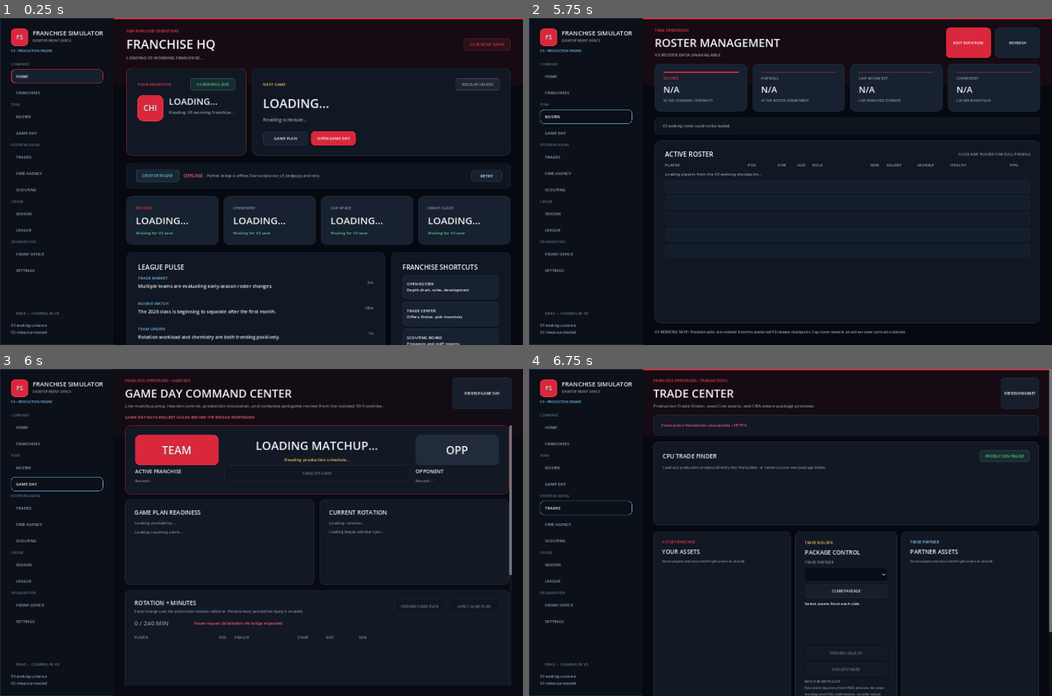
Above: before the commit, frames 1-4 (two rows, left to right).
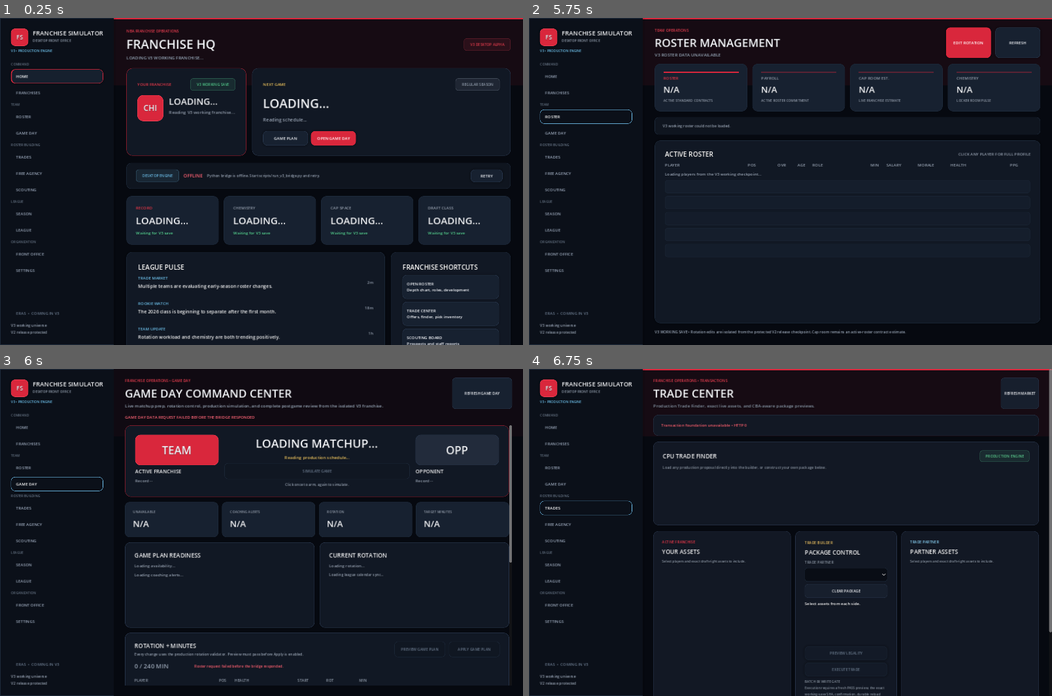
Above: after the commit, the same moments.

Repository: mklim6/NBA_Roster_Optimization_Engine
Game: Godot game, scene res://scenes/main.tscn
The game is run twice, just before and just after one commit, with the same random seed, the same clock (stepped at 60 frames per second) and the same inputs.
Inputs (mouse positions are in pixels of both pictures, inside the frame that each line leads up to):
- Up to frame 1 (0.25 s): no input
- Up to frame 2 (5.75 s): click "RETRY" at 0.5 s; click "RETRY" at 1.25 s; click "RETRY" at 2 s; click "HOME" at 2.75 s; click "FRANCHISES" at 3.5 s; click (973, 207) at 4.27 s; type "Alex" at 4.35 s; click "ROSTER" at 5 s
- Up to frame 3 (6 s): click "GAME DAY" at 5.75 s
- Up to frame 4 (6.75 s): click "TRADES" at 6.5 s

Frames 1-2 are identical in both runs. In frame 3, 3.9% of the frame differs, in the area x 23-98%, y 21-96%; in frame 4, nothing differs.

Commit message:
V3 Batch 20D Game Day readiness and team branding

Diff:
--- a/godot_client/scripts/game_day_center_v3.gd
+++ b/godot_client/scripts/game_day_center_v3.gd
@@ -1,4 +1,7 @@
 extends Control
+
+const DesignSystemV3 = preload("res://scripts/design_system_v3.gd")
+const TeamBrandingV3 = preload("res://scripts/team_branding_v3.gd")
 
 const GAME_DAY_URL := "http://127.0.0.1:8765/v3/game-day"
 const GAME_DAY_SIMULATE_URL := "http://127.0.0.1:8765/v3/game-day/simulate"
@@ -6,20 +9,27 @@
 const ROTATION_PREVIEW_URL := "http://127.0.0.1:8765/v3/rotation/preview"
 const ROTATION_APPLY_URL := "http://127.0.0.1:8765/v3/rotation/apply"
 
-const BG := Color("080b12")
-const PANEL := Color("121824")
-const PANEL_ALT := Color("171f2d")
-const PANEL_HOVER := Color("202b3d")
-const TEXT := Color("f7f8fb")
-const MUTED := Color("8d99aa")
-const GOOD := Color("61d69b")
-const BAD := Color("ff6577")
-const BORDER := Color("263247")
-const SOFT_BORDER := Color("1d2737")
-const GOLD := Color("f3c96b")
-const ACCENT := Color("8ed8ff")
+const BG := DesignSystemV3.BG
+const PANEL := DesignSystemV3.PANEL
+const PANEL_ALT := DesignSystemV3.PANEL_ALT
+const PANEL_HOVER := DesignSystemV3.PANEL_HOVER
+const TEXT := DesignSystemV3.TEXT
+const MUTED := DesignSystemV3.MUTED
+const GOOD := DesignSystemV3.GOOD
+const BAD := DesignSystemV3.BAD
+const BORDER := DesignSystemV3.BORDER
+const SOFT_BORDER := DesignSystemV3.SOFT_BORDER
+const GOLD := DesignSystemV3.GOLD
+const ACCENT := DesignSystemV3.ACCENT
 const TEAM_PRIMARY := Color("d9273c")
 const TEAM_PRIMARY_HOVER := Color("ef4055")
+
+# Batch 20D Game Day presentation foundation
+var team_brand_panel: PanelContainer
+var matchup_card: PanelContainer
+var branded_top_band: ColorRect
+var readiness_values := {}
+var primary_buttons: Array = []
 
 var game_request: HTTPRequest
 var roster_request: HTTPRequest
@@ -69,6 +79,18 @@
 var long_action_manager = null
 
 
+func apply_team_brand(_team: String, primary: Color, _secondary: Color) -> void:
+	if branded_top_band != null:
+		branded_top_band.color = Color(primary, 0.08)
+	if team_brand_panel != null:
+		team_brand_panel.add_theme_stylebox_override("panel", _box(primary, 14, TeamBrandingV3.hover_color(primary)))
+		team_badge.add_theme_color_override("font_color", TeamBrandingV3.readable_foreground(primary))
+	if matchup_card != null:
+		matchup_card.add_theme_stylebox_override("panel", _box(PANEL, 16, Color(primary, 0.58)))
+	for button in primary_buttons:
+		TeamBrandingV3.apply_primary_button(button, primary)
+
+
 func set_long_action_manager(manager) -> void:
 	long_action_manager = manager
 
@@ -107,6 +129,7 @@
 	background.set_anchors_and_offsets_preset(Control.PRESET_FULL_RECT)
 
 	var top_band := ColorRect.new()
+	branded_top_band = top_band
 	top_band.color = Color(TEAM_PRIMARY, 0.05)
 	top_band.mouse_filter = Control.MOUSE_FILTER_IGNORE
 	add_child(top_band)
@@ -141,6 +164,7 @@
 	scroll.add_child(content)
 
 	content.add_child(_build_matchup_card())
+	content.add_child(_build_readiness_metrics())
 	content.add_child(_build_readiness_row())
 	content.add_child(_build_rotation_card())
 	content.add_child(_build_postgame_card())
@@ -174,6 +198,7 @@
 
 func _build_matchup_card() -> Control:
 	var card := _card(Vector2(0, 190))
+	matchup_card = card
 	card.add_theme_stylebox_override("panel", _box(PANEL, 16, Color(TEAM_PRIMARY, 0.58)))
 	var body := _card_body(card, 18)
 
@@ -187,6 +212,7 @@
 	matchup_row.add_child(left)
 
 	var left_badge_panel := PanelContainer.new()
+	team_brand_panel = left_badge_panel
 	left_badge_panel.custom_minimum_size = Vector2(104, 84)
 	left_badge_panel.add_theme_stylebox_override("panel", _box(TEAM_PRIMARY, 14, TEAM_PRIMARY_HOVER))
 	left.add_child(left_badge_panel)
@@ -220,6 +246,9 @@
 	simulation_button.disabled = true
 	simulation_button.pressed.connect(_on_simulate_pressed)
 	center.add_child(simulation_button)
+	var confirm_note := _label("Click once to arm, again to simulate.", 10, MUTED)
+	confirm_note.horizontal_alignment = HORIZONTAL_ALIGNMENT_CENTER
+	center.add_child(confirm_note)
 
 	var right := VBoxContainer.new()
 	right.custom_minimum_size = Vector2(230, 0)
@@ -241,6 +270,37 @@
 	opponent_record_label = _label("Record --", 11, MUTED)
 	right.add_child(opponent_record_label)
 	return card
+
+
+func _build_readiness_metrics() -> Control:
+	var row := HBoxContainer.new()
+	row.name = "GameDayReadinessMetrics"
+	row.add_theme_constant_override("separation", 10)
+	for label_text in ["UNAVAILABLE", "COACHING ALERTS", "ROTATION", "TARGET MINUTES"]:
+		var card := _card(Vector2(0, 88))
+		card.size_flags_horizontal = Control.SIZE_EXPAND_FILL
+		card.add_theme_stylebox_override("panel", _box(PANEL_ALT, 12, SOFT_BORDER))
+		var body := _card_body(card, 12)
+		body.add_child(_label(label_text, 9, MUTED))
+		var value := _label("N/A", 24, TEXT)
+		readiness_values[label_text] = value
+		body.add_child(value)
+		row.add_child(card)
+	return row
+
+
+func _render_readiness_metrics() -> void:
+	var unavailable = game_payload.get("unavailable_players", null)
+	var alerts = game_payload.get("coaching_alerts", null)
+	var rotation := _dict(game_payload.get("rotation"))
+	var ids = rotation.get("rotation_player_ids", null)
+	var minutes = rotation.get("total_minutes", null)
+	readiness_values["UNAVAILABLE"].text = str(unavailable.size()) if typeof(unavailable) == TYPE_ARRAY else "N/A"
+	readiness_values["COACHING ALERTS"].text = str(alerts.size()) if typeof(alerts) == TYPE_ARRAY else "N/A"
+	readiness_values["ROTATION"].text = str(ids.size()) if typeof(ids) == TYPE_ARRAY else "N/A"
+	readiness_values["TARGET MINUTES"].text = "%.0f" % float(minutes) if minutes != null else "N/A"
+	readiness_values["UNAVAILABLE"].add_theme_color_override("font_color", BAD if typeof(unavailable) == TYPE_ARRAY and not unavailable.is_empty() else TEXT)
+	readiness_values["COACHING ALERTS"].add_theme_color_override("font_color", GOLD if typeof(alerts) == TYPE_ARRAY and not alerts.is_empty() else TEXT)
 
 
 func _build_readiness_row() -> Control:
@@ -525,9 +585,12 @@
 
 
 func _render_readiness() -> void:
+	_render_readiness_metrics()
 	var unavailable := _array(game_payload.get("unavailable_players"))
 	var availability_lines := []
-	if unavailable.is_empty():
+	if typeof(game_payload.get("unavailable_players", null)) != TYPE_ARRAY:
+		availability_lines.append("AVAILABILITY • Data unavailable for this refresh.")
+	elif unavailable.is_empty():
 		availability_lines.append("AVAILABILITY • Full roster available for the current matchup.")
 	else:
 		availability_lines.append("AVAILABILITY • %d player(s) unavailable or limited" % unavailable.size())
@@ -545,11 +608,13 @@
 				line += " • %d game(s)" % games
 			availability_lines.append(line)
 	availability_label.text = "\n".join(availability_lines)
-	availability_label.add_theme_color_override("font_color", GOOD if unavailable.is_empty() else BAD)
+	availability_label.add_theme_color_override("font_color", MUTED if typeof(game_payload.get("unavailable_players", null)) != TYPE_ARRAY else (GOOD if unavailable.is_empty() else BAD))
 
 	var alerts := _array(game_payload.get("coaching_alerts"))
 	var alert_lines := []
-	if alerts.is_empty():
+	if typeof(game_payload.get("coaching_alerts", null)) != TYPE_ARRAY:
+		alert_lines.append("COACHING ALERTS • Data unavailable for this refresh.")
+	elif alerts.is_empty():
 		alert_lines.append("COACHING ALERTS • No production game-plan alerts are active.")
 	else:
 		alert_lines.append("COACHING ALERTS • %d active" % alerts.size())
@@ -1155,6 +1220,8 @@
 func _button(text_value: String, primary: bool = false) -> Button:
 	var button := Button.new()
 	button.text = text_value
+	if primary:
+		primary_buttons.append(button)
 	button.custom_minimum_size = Vector2(140, 38)
 	button.add_theme_font_size_override("font_size", 10)
 	button.add_theme_color_override("font_color", TEXT)
Not shown, changed: src/validate_v3_batch14_game_day.py
Not shown, added: src/validate_v3_batch20d_game_day_presentation.py
